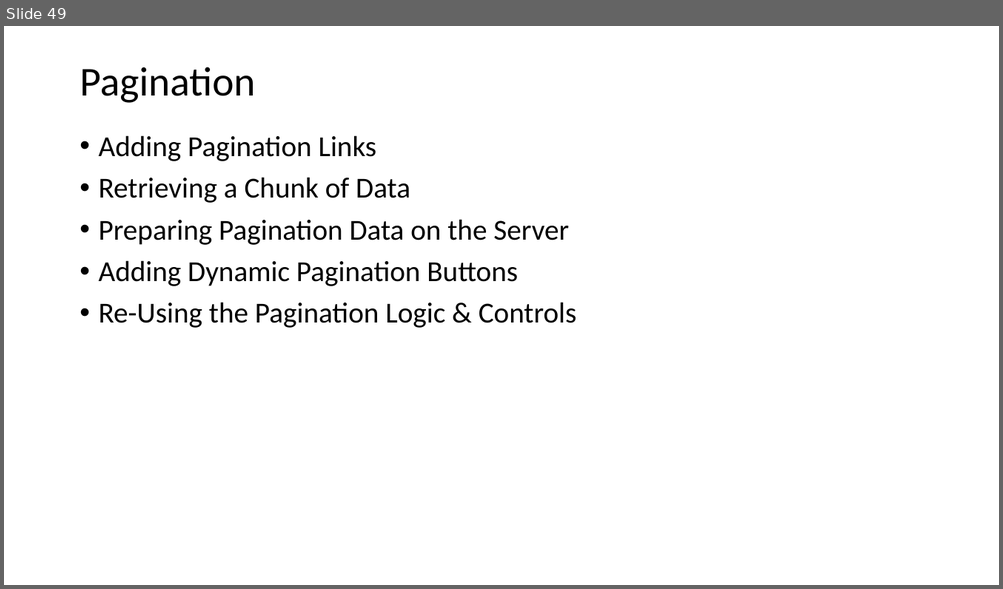
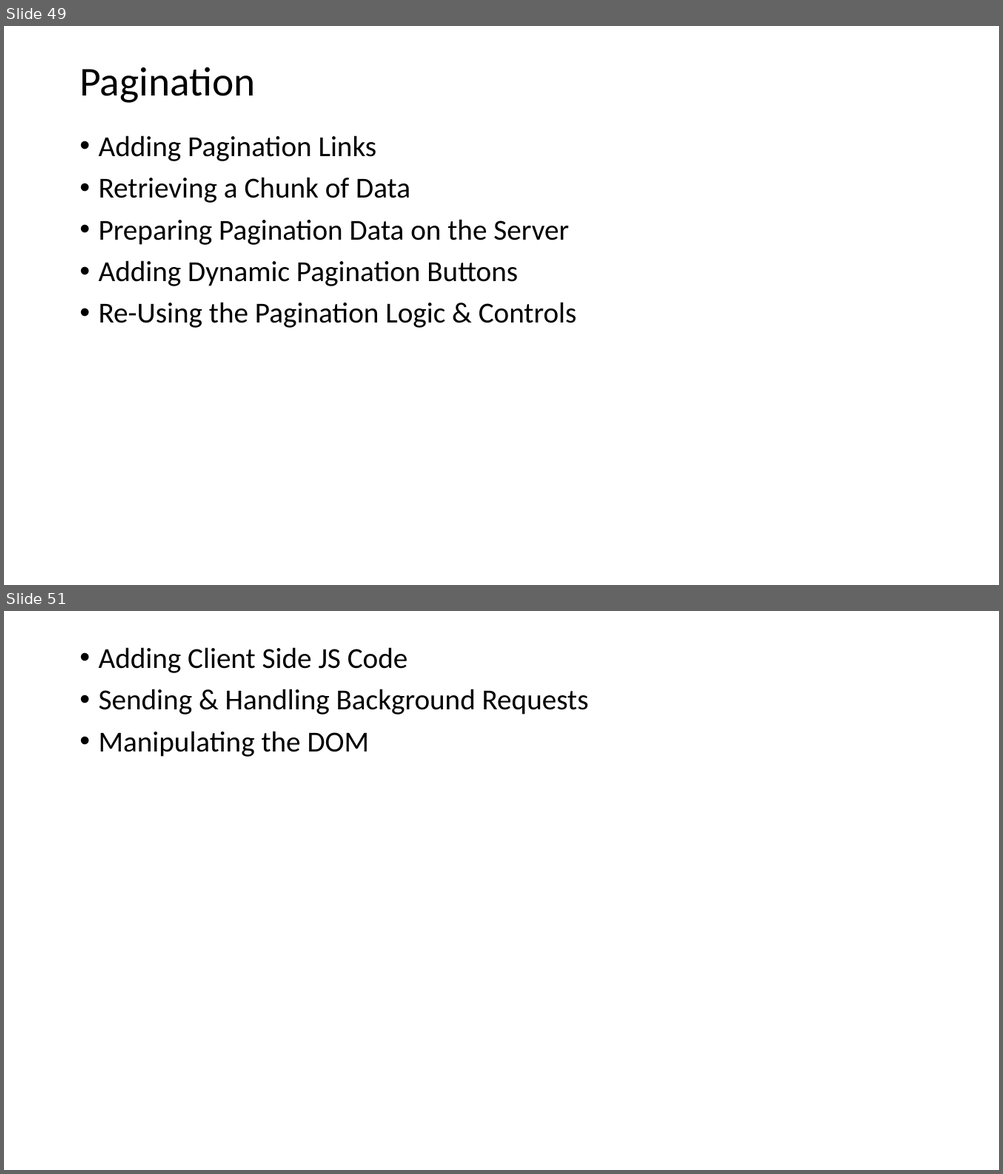
Before and after one commit to PiyushChaturvedii/Batch04, a slide deck: Database.pptx. Shown one above the other, each under a label of ours: slide 49 before the commit, slides 49 and 51 after it; the slides between them are not shown. The pictures are 1003x589 and 1003x1174 pixels, drawn with LibreOffice and Linux fonts; fonts in the diff are those of the drawing. Boxes give left, top, right and bottom in pixels: in the first picture for what was removed or moved away, otherwise in the second. Text is boxed around its words. In the diff, an @@ line names an element or a change of style, - is before the commit and + after.

```diff
--- a/Database.pptx
+++ b/Database.pptx
@@ slide 51 added at (4, 611, 999, 1170), background #FFFFFF @@
@@ text added at (99, 647, 589, 757), 28 pt, text #000000 @@
+• Adding Client Side JS Code
+• Sending & Handling Background Requests
+• Manipulating the DOM
```
Also in this commit, not shown: 3 other slides added, 49 other files.
